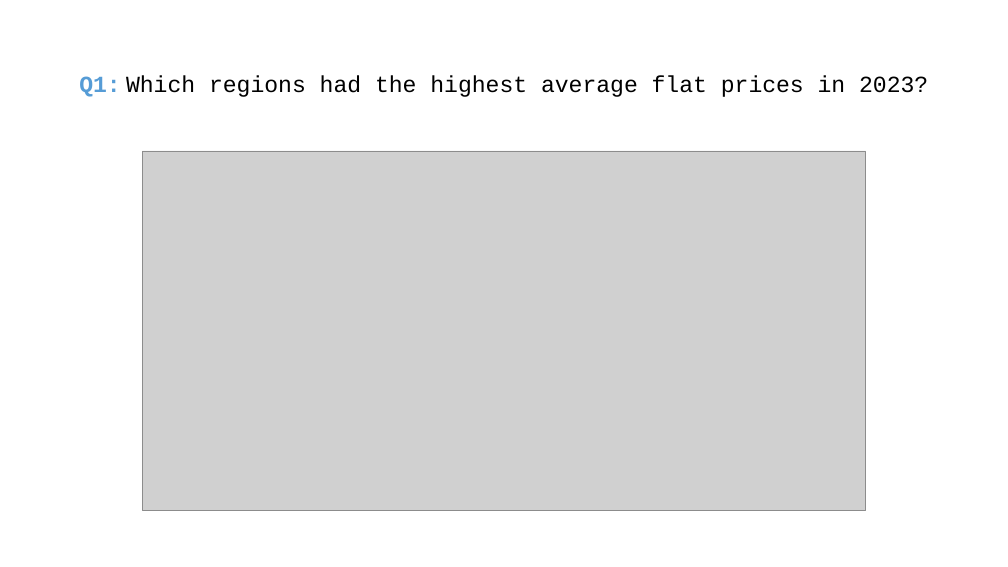
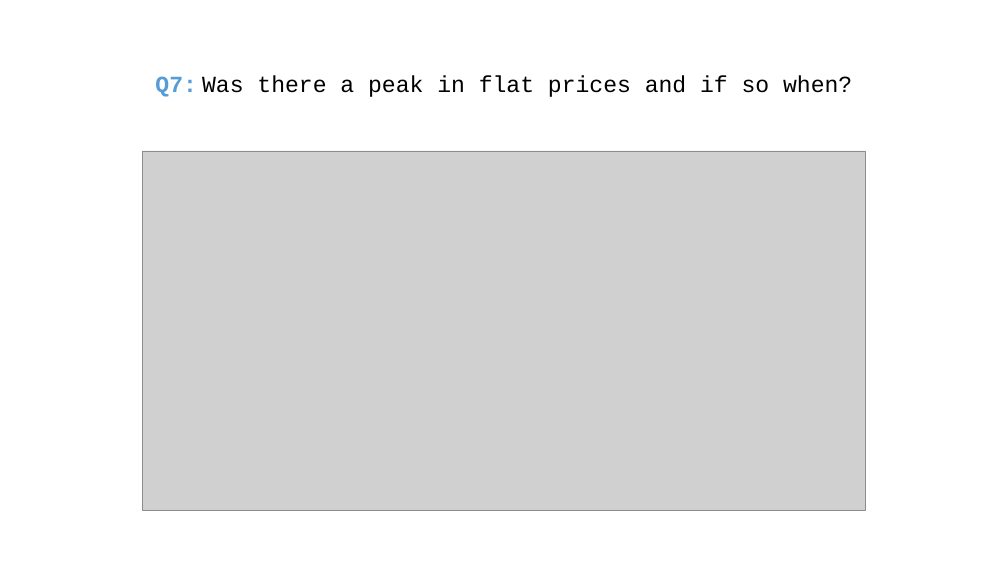
Before and after one commit to MiraZzle/cz-real-estate-analysis, a slide deck: slide 10 of Czech Real Estate Analysis - presentation.pptx. Drawn at 1008x567 pixels with LibreOffice and Linux fonts; fonts in the diff are those of the drawing; grey boxes stand for pictures. Boxes give left, top, right and bottom in pixels: in the first picture for what was removed or moved away, otherwise in the second. Text is boxed around its words. In the diff, an @@ line names an element or a change of style, - is before the commit and + after.

```diff
--- a/Czech Real Estate Analysis - presentation.pptx
+++ b/Czech Real Estate Analysis - presentation.pptx
@@ title at [155,75,852,97]: text changed @@
-Q1: Which regions had the highest average flat prices in 2023?
+Q7: Was there a peak in flat prices and if so when?
```
Also in this commit, not shown: 7 other slides changed, 4 slides added, 5 slides removed, 11 other files.
